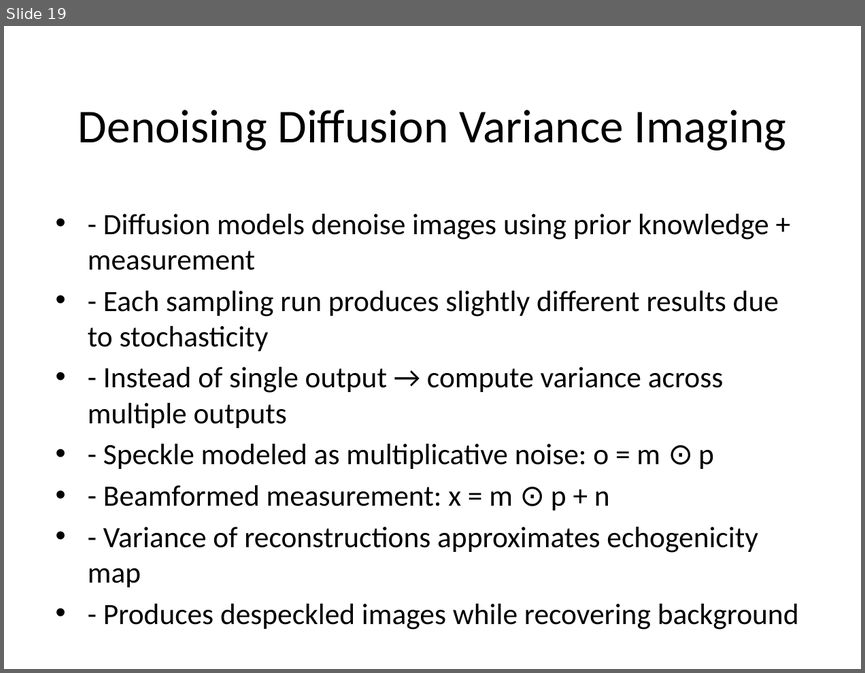
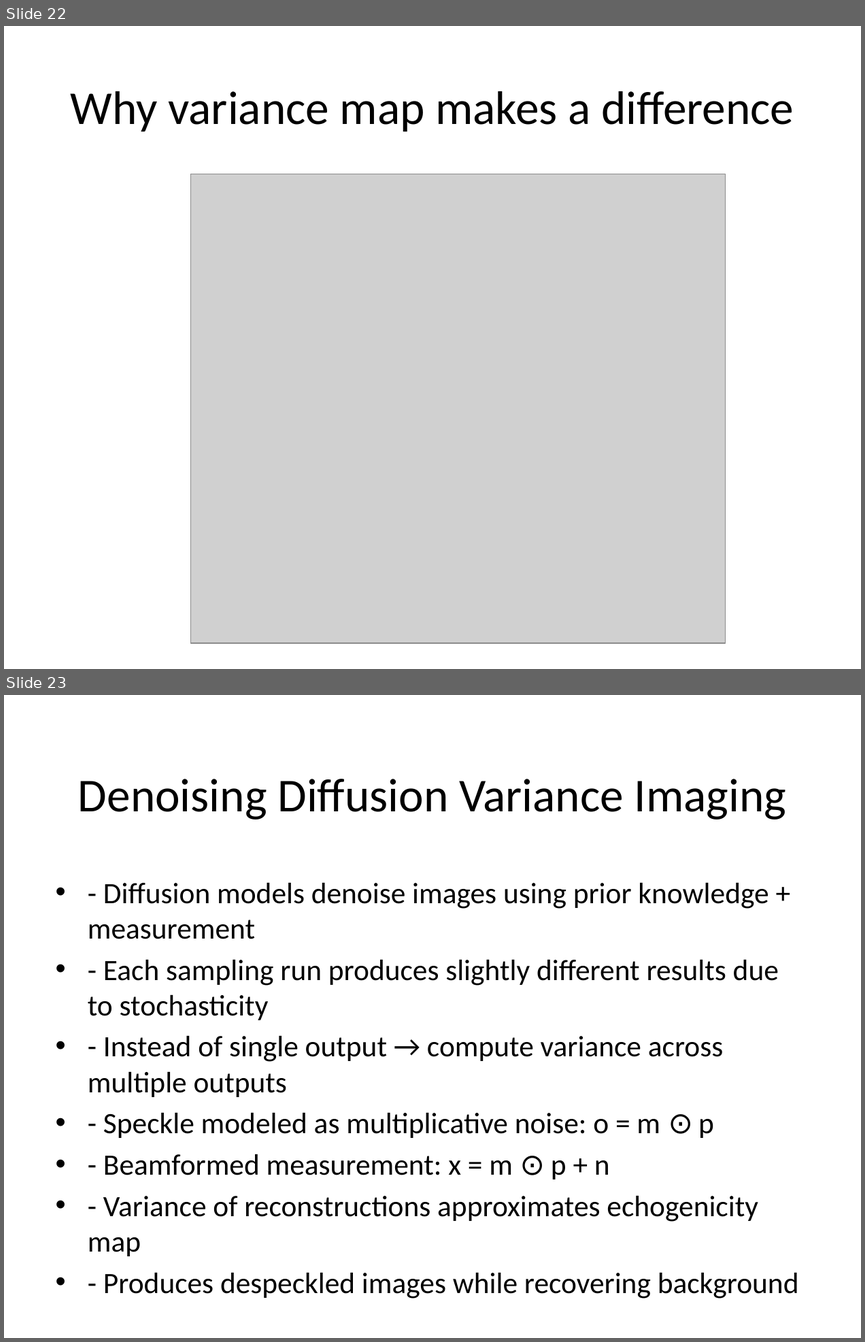
Before and after one commit to srii5477/Grading-Ultrasound-Multifudus-Muscle-Quality, a slide deck: ppt.pptx. Shown one above the other, each under a label of ours: slide 19 before the commit, slides 22 and 23 after it. The pictures are 865x673 and 865x1342 pixels, drawn with LibreOffice and Linux fonts; fonts in the diff are those of the drawing; grey boxes stand for pictures. Boxes give left, top, right and bottom in pixels: in the first picture for what was removed or moved away, otherwise in the second. Text is boxed around its words. In the diff, an @@ line names an element or a change of style, - is before the commit and + after.

```diff
--- a/ppt.pptx
+++ b/ppt.pptx
@@ slide 22 added at (4,26,861,669), background #FFFFFF @@
@@ title added at (71,91,793,132), 39.6 pt, text #000000 @@
+Why variance map makes a difference
@@ picture added at (191,174,725,642) @@
@@ what was slide 19 is now slide 23 @@
```
Also in this commit, not shown: 2 slides changed, 4 other slides added, 1 slide removed.
